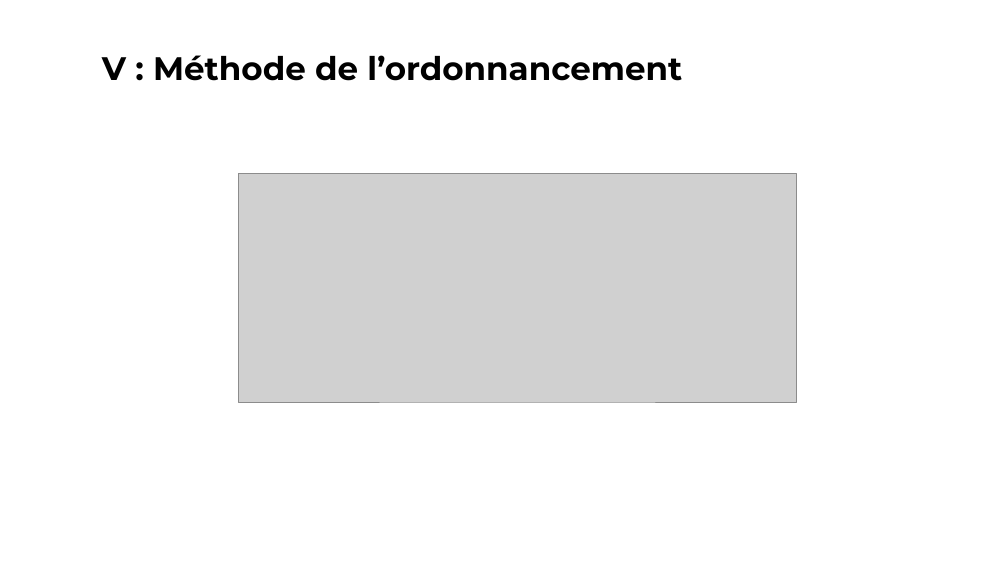
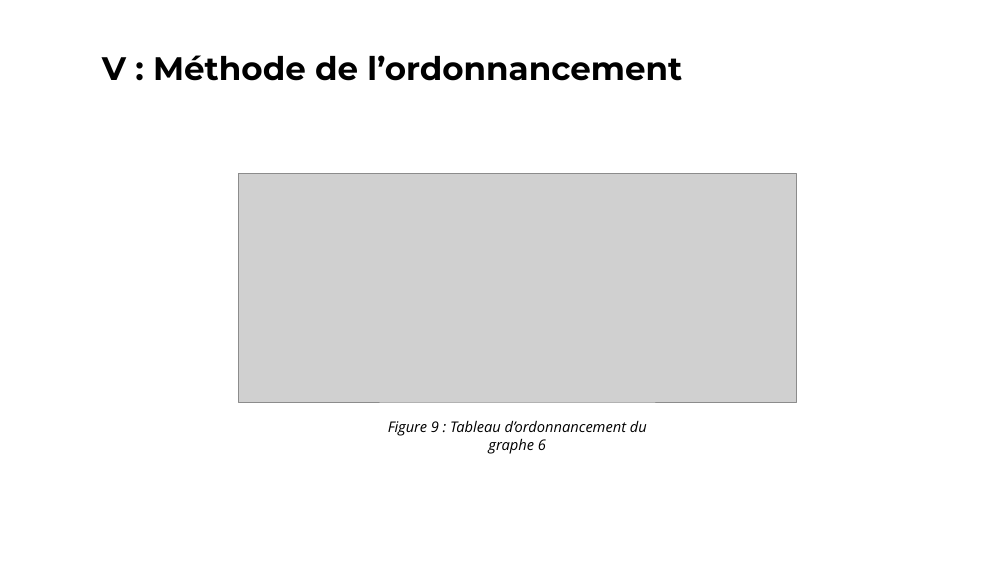
Before and after one commit to vincentdbs/ProjetTheorieDesGraphes, a slide deck: slide 17 of A4_Presentation.pptx (slide 19 before the commit). Drawn at 1008x567 pixels with LibreOffice and Linux fonts; fonts in the diff are those of the drawing; grey boxes stand for pictures. Boxes give left, top, right and bottom in pixels: in the first picture for what was removed or moved away, otherwise in the second. Text is boxed around its words. In the diff, an @@ line names an element or a change of style, - is before the commit and + after.

```diff
--- a/A4_Presentation.pptx
+++ b/A4_Presentation.pptx
@@ text added at (388,420,647,454), 28 pt, text #000000, italic @@
+Figure 9 : Tableau d’ordonnancement du graphe 6
```
Also in this commit, not shown: 7 other slides changed, 2 slides removed, 2 other files.
